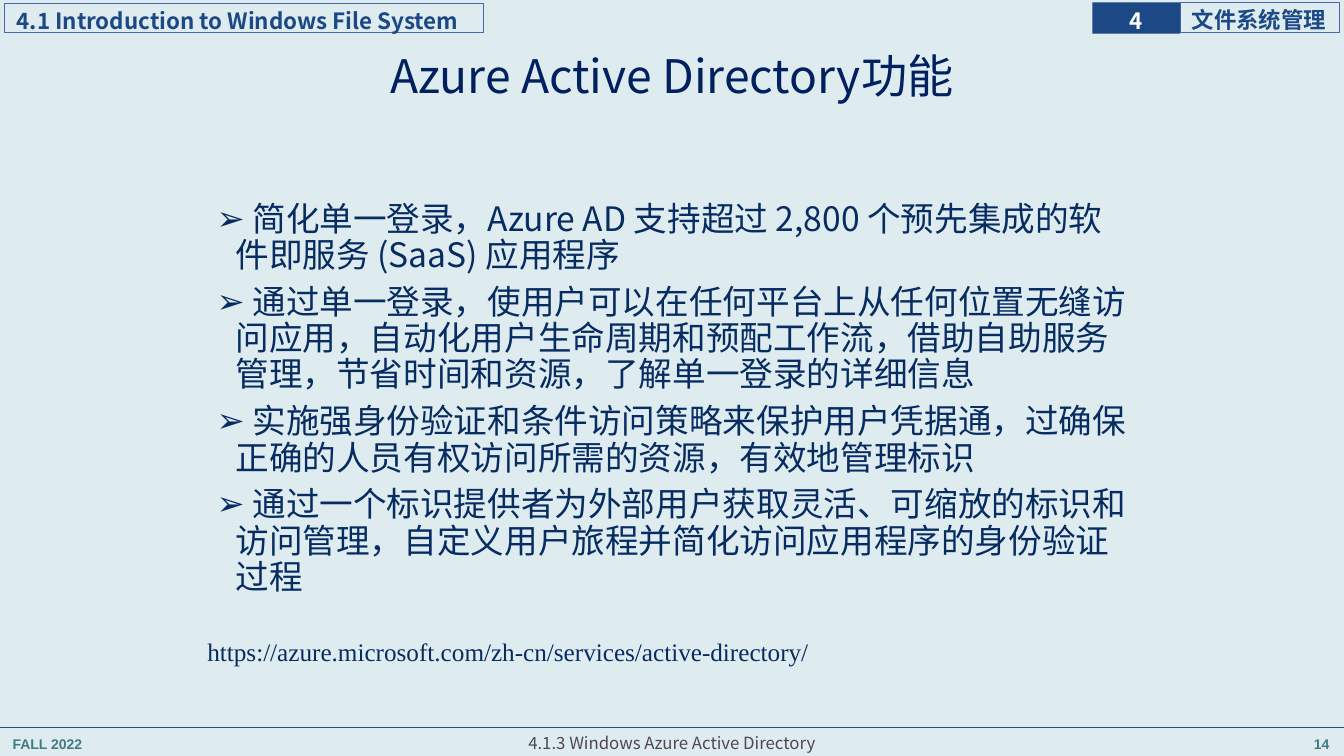
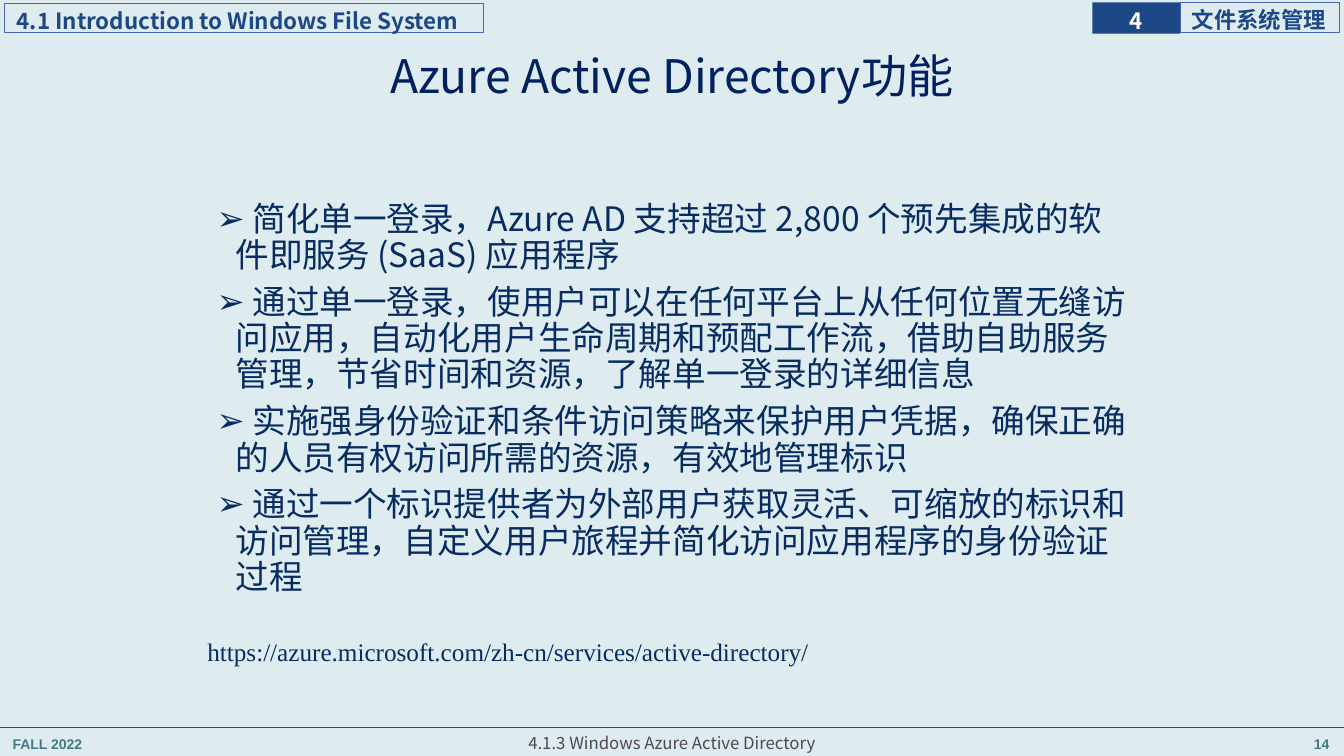
Before and after one commit to principleWindows/win-principle-2022, a slide deck: slide 14 of slides/instruction/principleWindows_4.pptx. Drawn at 1344x756 pixels with LibreOffice and Linux fonts; fonts in the diff are those of the drawing. Boxes give left, top, right and bottom in pixels: in the first picture for what was removed or moved away, otherwise in the second. Text is boxed around its words. In the diff, an @@ line names an element or a change of style, - is before the commit and + after.

```diff
--- a/slides/instruction/principleWindows_4.pptx
+++ b/slides/instruction/principleWindows_4.pptx
@@ text at [236, 404, 1126, 474]: text changed @@
-➢ 实施强身份验证和条件访问策略来保护用户凭据通，过确保正确的人员有权访问所需的资源，有效地管理标识
+➢ 实施强身份验证和条件访问策略来保护用户凭据，确保正确的人员有权访问所需的资源，有效地管理标识
```
Also in this commit, not shown: 8 other slides changed, 3 slides added, 5 other files.
